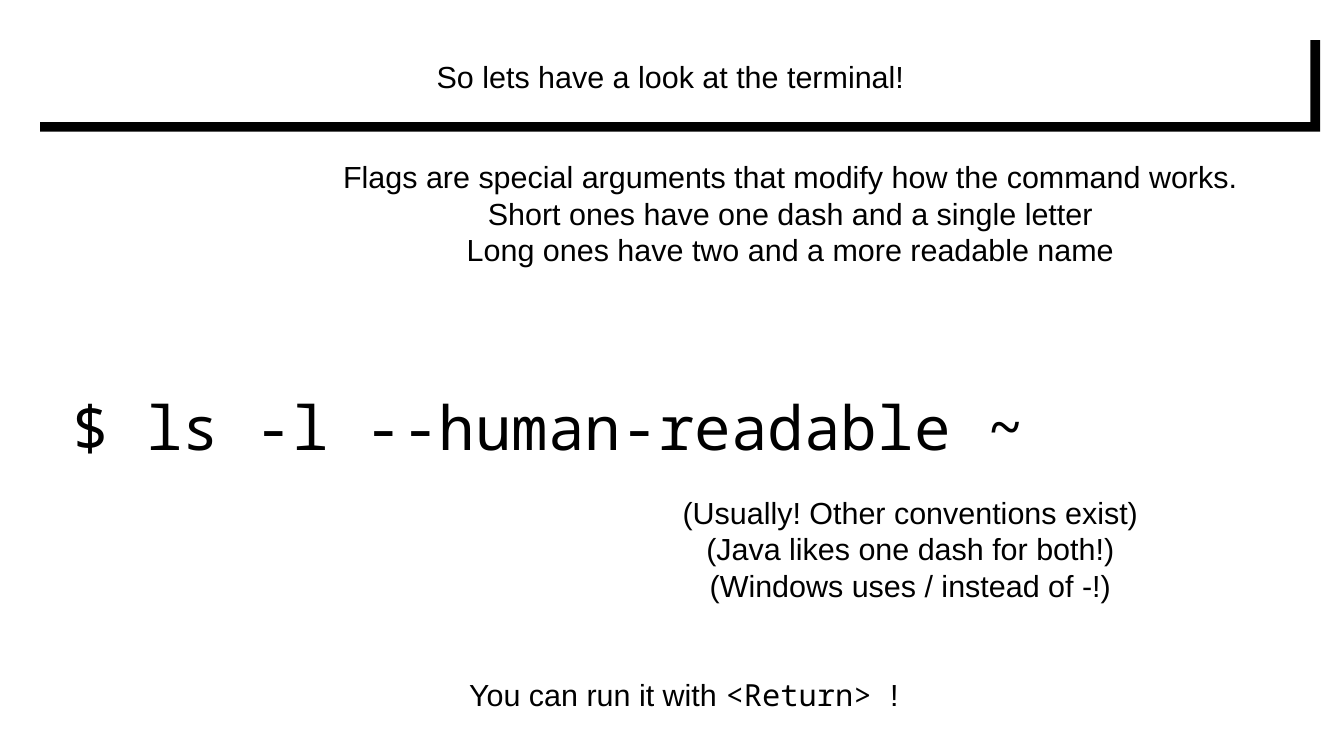
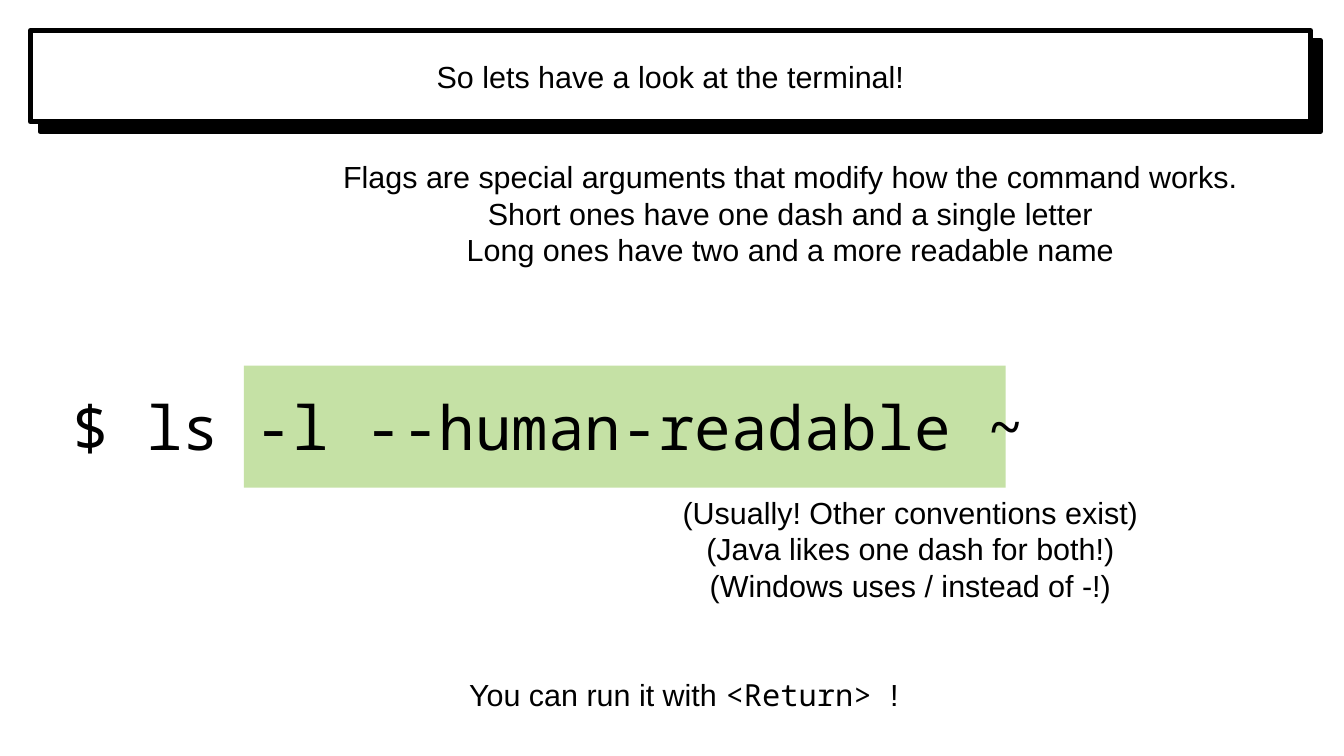
Before and after one commit to cs-uob/software-tools, a slide deck: slide 10 of 01-sysadmin/slides.odp. Drawn at 1344x756 pixels with LibreOffice and Linux fonts; fonts in the diff are those of the drawing. Boxes give left, top, right and bottom in pixels: in the first picture for what was removed or moved away, otherwise in the second. Text is boxed around its words. In the diff, an @@ line names an element or a change of style, - is before the commit and + after.

```diff
--- a/01-sysadmin/slides.odp
+++ b/01-sysadmin/slides.odp
@@ rectangle "So lets have a look ..." at (30,30,1311,122): outline none to #000000 3 pt @@
@@ rectangle added at (244,366,1006,488), fill #C5E1A5 @@
```
Also in this commit, not shown: 14 other slides changed, 1 other file.
